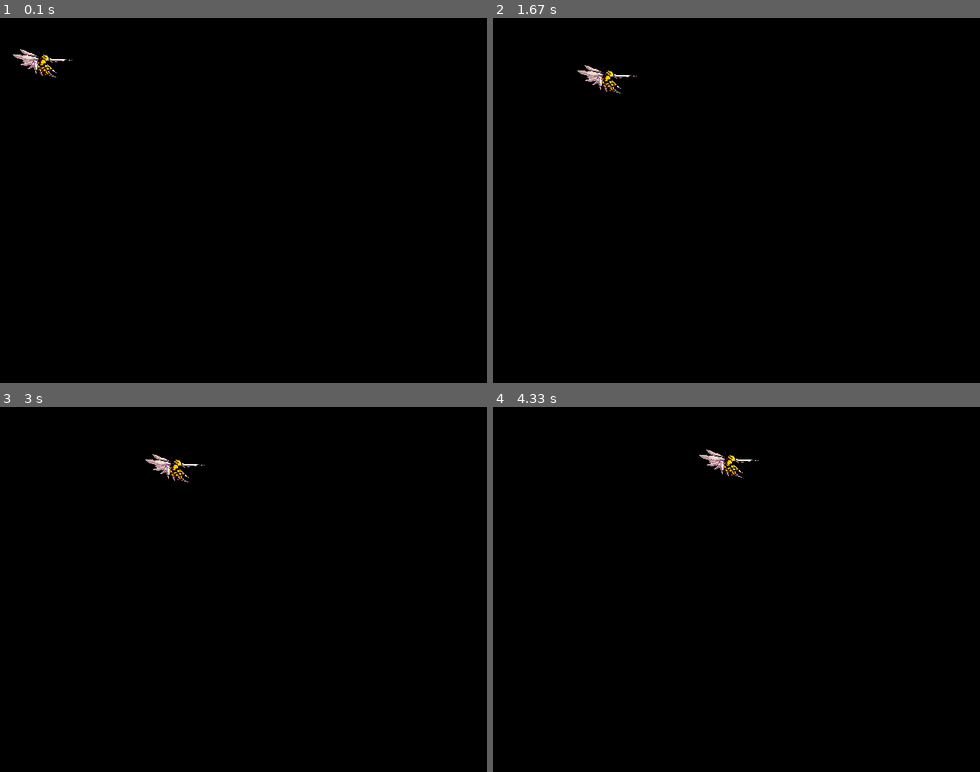
Above: before the commit, frames 1-4 (two rows, left to right).
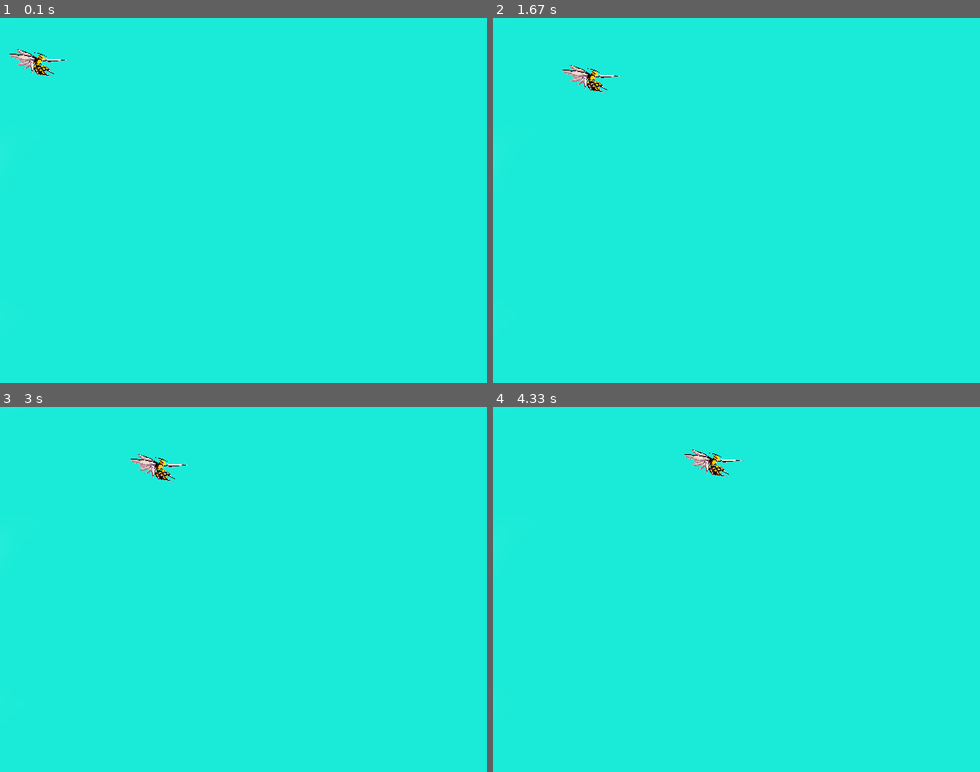
Above: after the commit, the same moments.

Repository: kevin7391s/pygame
Game: pygame game, started from pgame_learning/save_beedrill.py
Same seed, same stepped clock (60 frames per second), same inputs: the game is played once before the commit and once after it.
Inputs:
- Up to frame 1 (0.1 s): no input
- Up to frame 2 (1.67 s): tap Space at 0.33, 0.73, 1.03, 1.23, 1.57 s
- Up to frame 3 (3 s): tap Space at 1.87, 2.07, 2.37, 2.63, 2.97 s
- Up to frame 4 (4.33 s): tap Space at 3.27, 3.4, 3.8, 4.1 s

The runs differ from the first frame. In frame 1, 100% of the frame differs, in the area x 0-100%, y 0-100%; in frame 2, 100%; in frame 3, 100%; in frame 4, 100%.

Commit message:
Update save_beedrill.py
updated game movement

Diff:
--- a/pgame_learning/save_beedrill.py
+++ b/pgame_learning/save_beedrill.py
@@ -4,10 +4,11 @@
 pygame.init()
 
 size = width, height = 640, 480
-gravity = 0.4
-speed = [1,2]
+gravity = 2
+speed = [0,gravity]
 black = 0, 0, 0
 
+bg_surface = pygame.image.load("assets/gamebackground.jpg")
 
 game_active = True
 ball_movement = 0
@@ -28,7 +29,10 @@
         if event.type == pygame.KEYDOWN:
             if event.key == pygame.K_SPACE:
                 speed = [1, -3]
+
+
     ballrect = ballrect.move(speed)
+
     if ballrect.left < 0 or ballrect.right > width:
         speed[0] = -speed[0]
     if ballrect.top < 0:
@@ -40,5 +44,6 @@
 
     clock.tick(60)
     screen.fill(black)
+    screen.blit(bg_surface, (0,0))
     screen.blit(ball, ballrect)
     pygame.display.flip()
